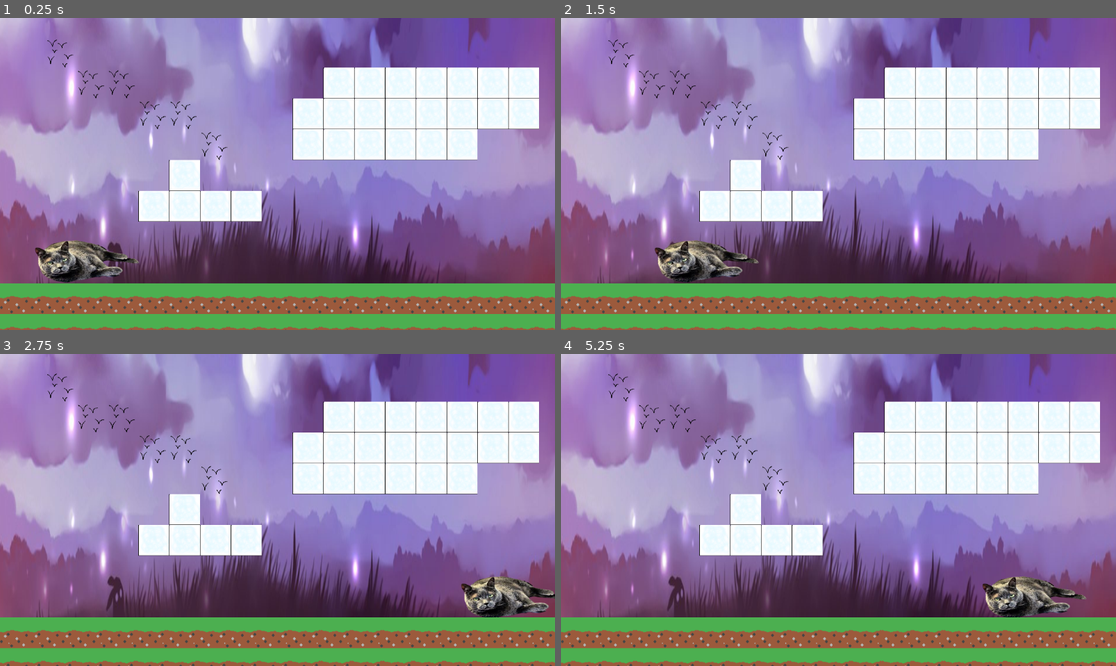
Above: before the commit, frames 1-4 (two rows, left to right).
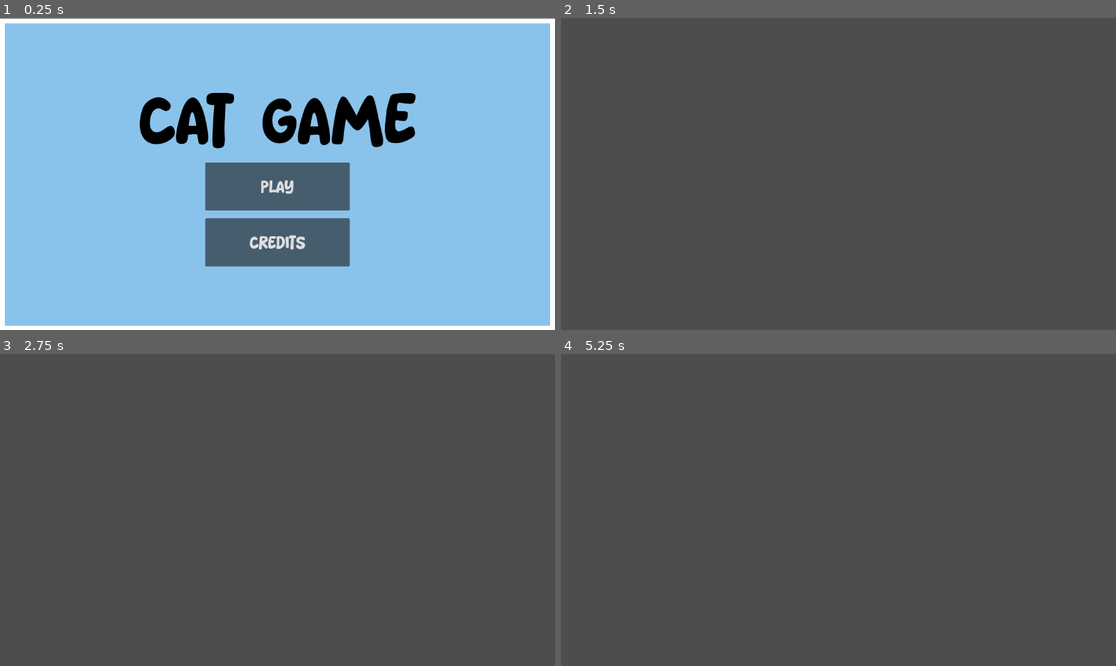
Above: after the commit, the same moments.

Repository: 5hr3kY/Kit-Fight
Game: Godot game, scene res://Scenes/title_screen.tscn
The game is run twice, just before and just after one commit, with the same random seed, the same clock (stepped at 60 frames per second) and the same inputs. Before the commit the project starts from res://main.tscn.
Inputs (mouse positions are in pixels of both pictures, inside the frame that each line leads up to):
- Up to frame 1 (0.25 s): no input
- Up to frame 2 (1.5 s): click (838, 242) at 0.5 s, where only the run after the commit has a clickable "Credits"; tap Enter at 1.25 s; hold Right (ui_right) from 1.28 s (still down)
- Up to frame 3 (2.75 s): keep holding Right (ui_right); tap Up (ui_up) at 1.52, 2.27 s
- Up to frame 4 (5.25 s): release Right (ui_right) at 2.78 s; hold Left (ui_left) 2.78-3.53 s; hold Right (ui_right) 3.53-5.03 s; tap Up (ui_up) at 3.77, 4.52 s; hold Left (ui_left) from 5.03 s (still down)

The runs differ from the first frame. In frame 1, 100% of the frame differs, in the area x 0-100%, y 0-100%; in frame 2, 98%; in frame 3, 98%; in frame 4, 98%.

Commit message:
Title screen

Diff:
--- /dev/null
+++ b/kit-fight/Scenes/credits.tscn
@@ -0,0 +1,9 @@
+[gd_scene format=3 uid="uid://3psbcfxmendn"]
+
+[node name="Credits" type="Control" unique_id=1098141035]
+layout_mode = 3
+anchors_preset = 15
+anchor_right = 1.0
+anchor_bottom = 1.0
+grow_horizontal = 2
+grow_vertical = 2
--- a/kit-fight/main.tscn
+++ b/kit-fight/Scenes/main.tscn
@@ -1,14 +1,14 @@
-[gd_scene format=4 uid="uid://hi63ys7eodfn"]
+[gd_scene format=4 uid="uid://ds84bvmdc5kg7"]
 
-[ext_resource type="Script" uid="uid://d1kj8jejwnvsv" path="res://camera_2d.gd" id="1_7mycd"]
-[ext_resource type="Texture2D" uid="uid://dvitlfu7a21rq" path="res://forest.jpg" id="1_ig7tw"]
-[ext_resource type="Script" uid="uid://ck38efirutgg2" path="res://cat.gd" id="2_h2yge"]
-[ext_resource type="Texture2D" uid="uid://ccqtcxtgyhpw6" path="res://Cat-removebg-preview.png" id="3_1bvp3"]
-[ext_resource type="Script" uid="uid://oouqsc1m8eu3" path="res://fireball.gd" id="4_lquwl"]
-[ext_resource type="Texture2D" uid="uid://dvtgocn38jlx1" path="res://OIP-1267249214-removebg-preview.png" id="5_7mycd"]
-[ext_resource type="Texture2D" uid="uid://c8w5ge5axrlv2" path="res://Assets/Ground.png" id="7_5vw27"]
-[ext_resource type="Texture2D" uid="uid://bbaa5r1y7ajo7" path="res://Assets/Spikes and sky stuff.png" id="7_kek77"]
-[ext_resource type="Texture2D" uid="uid://dpkuqc6w6fh38" path="res://Assets/Water + Cloud.png" id="8_kek77"]
+[ext_resource type="Script" uid="uid://d1kj8jejwnvsv" path="res://camera_2d.gd" id="1_ynf5e"]
+[ext_resource type="Texture2D" uid="uid://dvitlfu7a21rq" path="res://Assets/forest.jpg" id="2_hptm8"]
+[ext_resource type="Script" uid="uid://ck38efirutgg2" path="res://cat.gd" id="3_d1ilt"]
+[ext_resource type="Texture2D" uid="uid://ccqtcxtgyhpw6" path="res://Assets/Cat-removebg-preview.png" id="4_ynf5e"]
+[ext_resource type="Script" uid="uid://oouqsc1m8eu3" path="res://fireball.gd" id="5_fdnlq"]
+[ext_resource type="Texture2D" uid="uid://dvtgocn38jlx1" path="res://OIP-1267249214-removebg-preview.png" id="6_jkdf5"]
+[ext_resource type="Texture2D" uid="uid://bbaa5r1y7ajo7" path="res://Assets/Spikes and sky stuff.png" id="7_wsu2k"]
+[ext_resource type="Texture2D" uid="uid://c8w5ge5axrlv2" path="res://Assets/Ground.png" id="8_k12tt"]
+[ext_resource type="Texture2D" uid="uid://dpkuqc6w6fh38" path="res://Assets/Water + Cloud.png" id="9_h1bgf"]
 
 [sub_resource type="RectangleShape2D" id="RectangleShape2D_1bvp3"]
 size = Vector2(224, 90.5)
@@ -82,17 +82,17 @@
 [node name="Sprite2D" type="Sprite2D" parent="CharacterBody2D" unique_id=304056995]
 position = Vector2(641.00006, -663.00006)
 scale = Vector2(0.60910475, 2.41698)
-texture = ExtResource("1_ig7tw")
+texture = ExtResource("2_hptm8")
 
 [node name="Cat" type="CharacterBody2D" parent="." unique_id=507877446]
 unique_name_in_owner = true
 position = Vector2(214, 571)
-script = ExtResource("2_h2yge")
+script = ExtResource("3_d1ilt")
 
 [node name="Sprite2D" type="Sprite2D" parent="Cat" unique_id=1184588812]
 position = Vector2(-5.0000153, 8)
 scale = Vector2(0.6669285, 0.5)
-texture = ExtResource("3_1bvp3")
+texture = ExtResource("4_ynf5e")
 
 [node name="CollisionShape2D" type="CollisionShape2D" parent="Cat" unique_id=964374476]
 position = Vector2(-1, 3)
--- /dev/null
+++ b/kit-fight/Scenes/title_screen.tscn
@@ -0,0 +1,56 @@
+[gd_scene format=3 uid="uid://cpgfa6h2kck7h"]
+
+[ext_resource type="Theme" uid="uid://cgtnpiy2qa11x" path="res://UI stuff/theme.tres" id="1_4gxqj"]
+[ext_resource type="PackedScene" uid="uid://yjyt4sykb64m" path="res://UI stuff/play_button.tscn" id="2_twnyg"]
+[ext_resource type="Script" uid="uid://bhoo5p0vnwcmi" path="res://UI stuff/play_button.gd" id="3_55kwv"]
+[ext_resource type="Script" uid="uid://csi0ypw4xt51" path="res://UI stuff/Credits.gd" id="4_twnyg"]
+
+[node name="Title Screen" type="Control" unique_id=1649623233]
+layout_mode = 3
+anchors_preset = 15
+anchor_right = 1.0
+anchor_bottom = 1.0
+grow_horizontal = 2
+grow_vertical = 2
+
+[node name="PanelContainer" type="PanelContainer" parent="." unique_id=428410708]
+layout_mode = 1
+anchors_preset = 15
+anchor_right = 1.0
+anchor_bottom = 1.0
+offset_top = 1.0
+offset_bottom = 1.0
+grow_horizontal = 2
+grow_vertical = 2
+theme = ExtResource("1_4gxqj")
+
+[node name="VBoxContainer" type="VBoxContainer" parent="PanelContainer" unique_id=1132121875]
+layout_mode = 2
+size_flags_horizontal = 4
+size_flags_vertical = 4
+
+[node name="Title" type="RichTextLabel" parent="PanelContainer/VBoxContainer" unique_id=465455864]
+layout_mode = 2
+theme_type_variation = &"RichTextLabelTitle"
+bbcode_enabled = true
+text = "[wave]CAT GAME"
+fit_content = true
+autowrap_mode = 0
+
+[node name="Play Button" parent="PanelContainer/VBoxContainer" unique_id=1733940814 instance=ExtResource("2_twnyg")]
+custom_minimum_size = Vector2(300, 100)
+layout_mode = 2
+size_flags_horizontal = 4
+size_flags_vertical = 4
+script = ExtResource("3_55kwv")
+
+[node name="Credits" parent="PanelContainer/VBoxContainer" unique_id=886890336 instance=ExtResource("2_twnyg")]
+custom_minimum_size = Vector2(300, 100)
+layout_mode = 2
+size_flags_horizontal = 4
+size_flags_vertical = 4
+text = "Credits"
+script = ExtResource("4_twnyg")
+
+[connection signal="pressed" from="PanelContainer/VBoxContainer/Play Button" to="PanelContainer/VBoxContainer/Play Button" method="_on_pressed"]
+[connection signal="pressed" from="PanelContainer/VBoxContainer/Credits" to="PanelContainer/VBoxContainer/Credits" method="_on_pressed"]
--- /dev/null
+++ b/kit-fight/UI stuff/Credits.gd
@@ -0,0 +1,5 @@
+extends Button
+
+
+func _on_pressed() -> void:
+	get_tree().change_scene_to_file("res://Scenes/credits.tscn")
--- /dev/null
+++ b/kit-fight/UI stuff/color_palette.tres
@@ -0,0 +1,4 @@
+[gd_resource type="ColorPalette" format=3 uid="uid://7ept4ydc6qw"]
+
+[resource]
+colors = PackedColorArray(0.9019608, 0.96862745, 1, 1, 0.5372549, 0.7647059, 0.92156863, 1, 0.8509804, 0.8509804, 0.8509804, 1, 0, 0, 0, 1)
--- /dev/null
+++ b/kit-fight/UI stuff/new_color_palette.tres
@@ -0,0 +1,4 @@
+[gd_resource type="ColorPalette" format=3 uid="uid://ckjhvjwhay0t2"]
+
+[resource]
+colors = PackedColorArray(0.9019608, 0.96862745, 1, 1, 0.5372549, 0.7647059, 0.92156863, 1, 0.8509804, 0.8509804, 0.8509804, 1, 0, 0, 0, 1)
--- /dev/null
+++ b/kit-fight/UI stuff/play_button.gd
@@ -0,0 +1,5 @@
+extends Button
+
+
+func _on_pressed() -> void:
+	get_tree().change_scene_to_file( "res://Scenes/main.tscn")
--- /dev/null
+++ b/kit-fight/UI stuff/play_button.tscn
@@ -0,0 +1,4 @@
+[gd_scene format=3 uid="uid://yjyt4sykb64m"]
+
+[node name="Play Button" type="Button" unique_id=1733940814]
+text = "Play"
--- /dev/null
+++ b/kit-fight/UI stuff/theme.tres
@@ -0,0 +1,26 @@
+[gd_resource type="Theme" format=3 uid="uid://cgtnpiy2qa11x"]
+
+[ext_resource type="FontFile" uid="uid://b1sywxaa5e0gf" path="res://UI stuff/Matcha Style.ttf" id="1_evr86"]
+[ext_resource type="Texture2D" uid="uid://ccqtcxtgyhpw6" path="res://Assets/Cat-removebg-preview.png" id="1_wrrfv"]
+
+[sub_resource type="StyleBoxTexture" id="StyleBoxTexture_rse8t"]
+texture = ExtResource("1_wrrfv")
+
+[sub_resource type="StyleBoxFlat" id="StyleBoxFlat_qs5bk"]
+bg_color = Color(0.5372549, 0.7647059, 0.92156863, 1)
+border_width_left = 10
+border_width_top = 10
+border_width_right = 10
+border_width_bottom = 10
+border_color = Color(1, 1, 1, 1)
+
+[resource]
+default_font = ExtResource("1_evr86")
+default_font_size = 32
+Button/font_sizes/font_size = 32
+Button/styles/hover = SubResource("StyleBoxTexture_rse8t")
+PanelContainer/styles/panel = SubResource("StyleBoxFlat_qs5bk")
+RichTextLabel/colors/default_color = Color(0, 0, 0, 1)
+RichTextLabelTitle/base_type = &"RichTextLabel"
+RichTextLabelTitle/font_sizes/normal_font_size = 128
+VBoxContainer/constants/separation = 16
--- a/kit-fight/project.godot
+++ b/kit-fight/project.godot
@@ -15,7 +15,7 @@
 [application]
 
 config/name="KitFight"
-run/main_scene="uid://hi63ys7eodfn"
+run/main_scene="uid://cpgfa6h2kck7h"
 config/features=PackedStringArray("4.7", "GL Compatibility")
 config/icon="res://icon.svg"
 
Renamed: kit-fight/Cat-removebg-preview.png -> kit-fight/Assets/Cat-removebg-preview.png
Not shown, changed: kit-fight/Assets/Cat-removebg-preview.png.import
Renamed: kit-fight/cloud-removebg-preview.png -> kit-fight/Assets/cloud-removebg-preview.png
Not shown, changed: kit-fight/Assets/cloud-removebg-preview.png.import
Renamed: kit-fight/forest.jpg -> kit-fight/Assets/forest.jpg
Not shown, changed: kit-fight/Assets/forest.jpg.import
Not shown: 5 places in kit-fight/Scenes/main.tscn that only renumber resources
Renamed: kit-fight/node_2d.tscn -> kit-fight/Scenes/node_2d.tscn
Not shown, added: kit-fight/UI stuff/Credits.gd.uid
Binary file added: kit-fight/UI stuff/Matcha Style.ttf
Not shown, added: kit-fight/UI stuff/Matcha Style.ttf.import
Not shown, added: kit-fight/UI stuff/play_button.gd.uid
